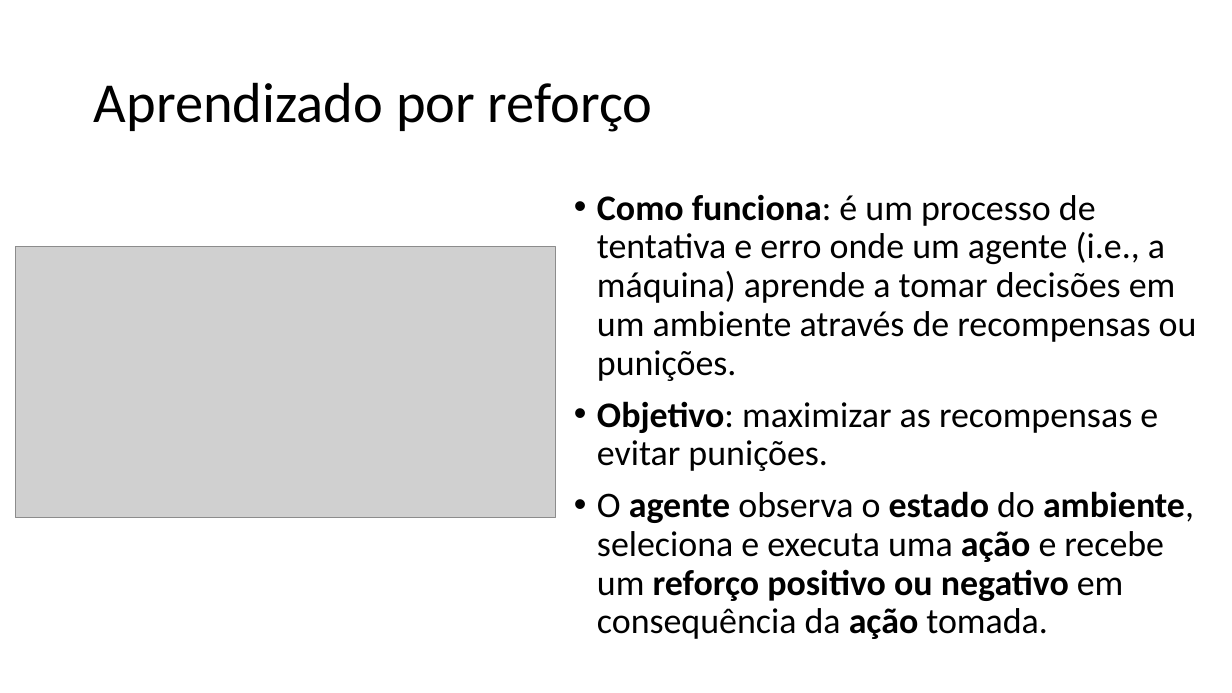
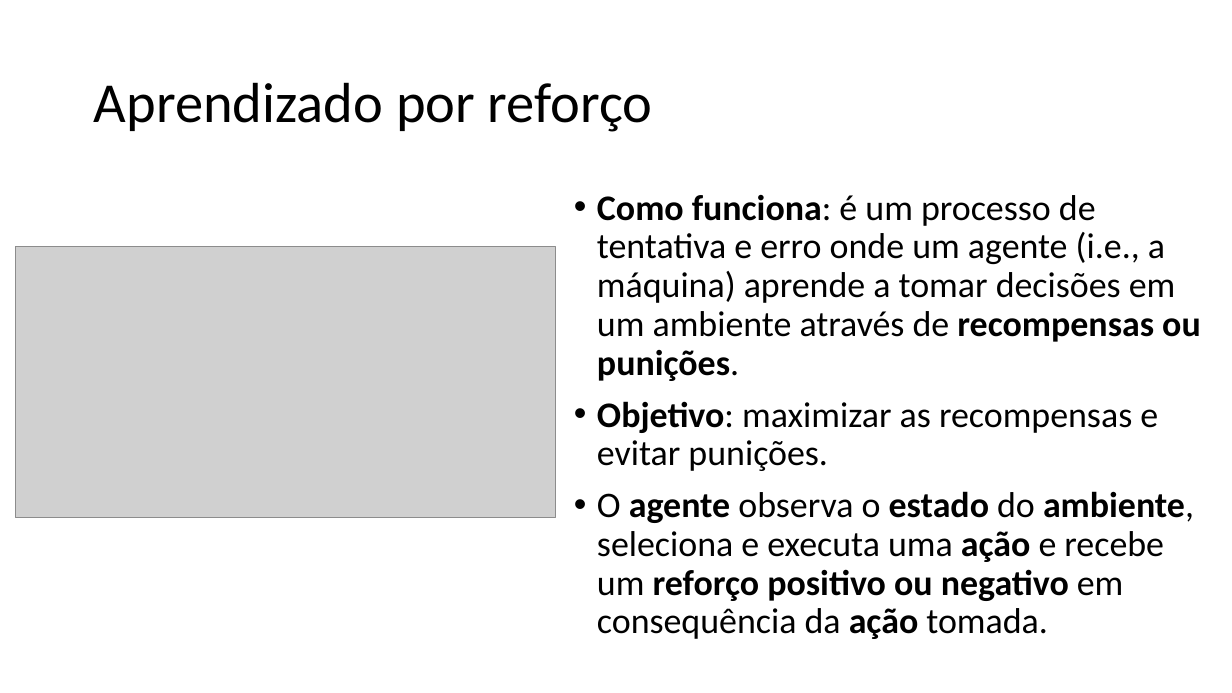
Before and after one commit to zz4fap/c24_inteligencia_artificial, a slide deck: slide 32 of slides/C24_Paradigmas.pptx (slide 31 before the commit). Drawn at 1232x693 pixels with LibreOffice and Linux fonts; fonts in the diff are those of the drawing; grey boxes stand for pictures. Boxes give left, top, right and bottom in pixels: in the first picture for what was removed or moved away, otherwise in the second. Text is boxed around its words. In the diff, an @@ line names an element or a change of style, - is before the commit and + after.

```diff
--- a/slides/C24_Paradigmas.pptx
+++ b/slides/C24_Paradigmas.pptx
@@ text at (x1=597, y1=195, x2=1201, y2=381): bold on in "recompensas ou punições." @@
```
Also in this commit, not shown: 12 other slides changed, 1 slide added, 1 other file.
